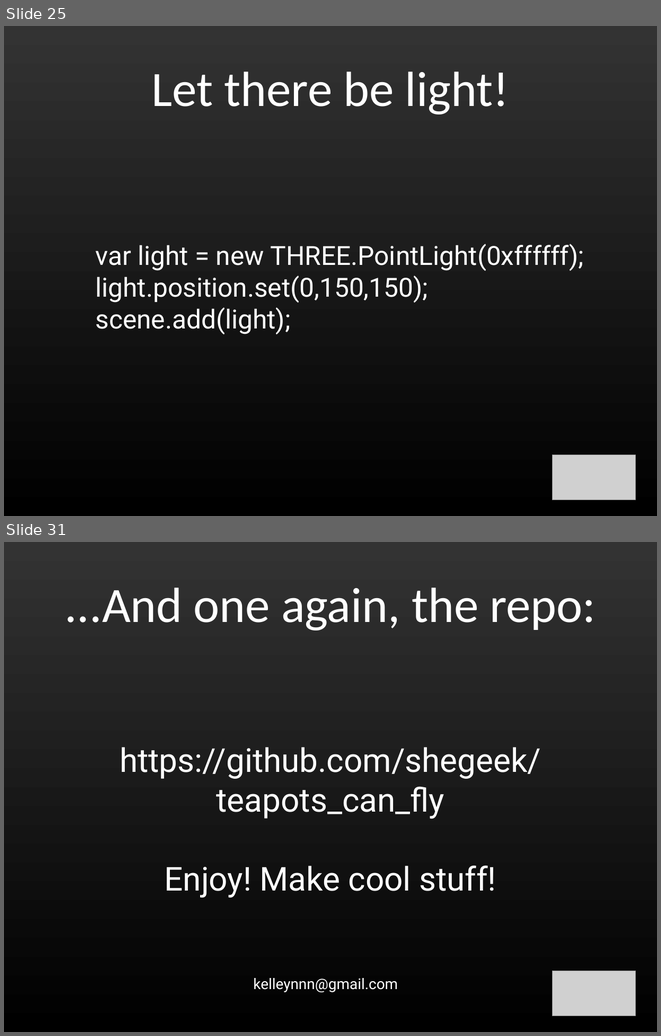
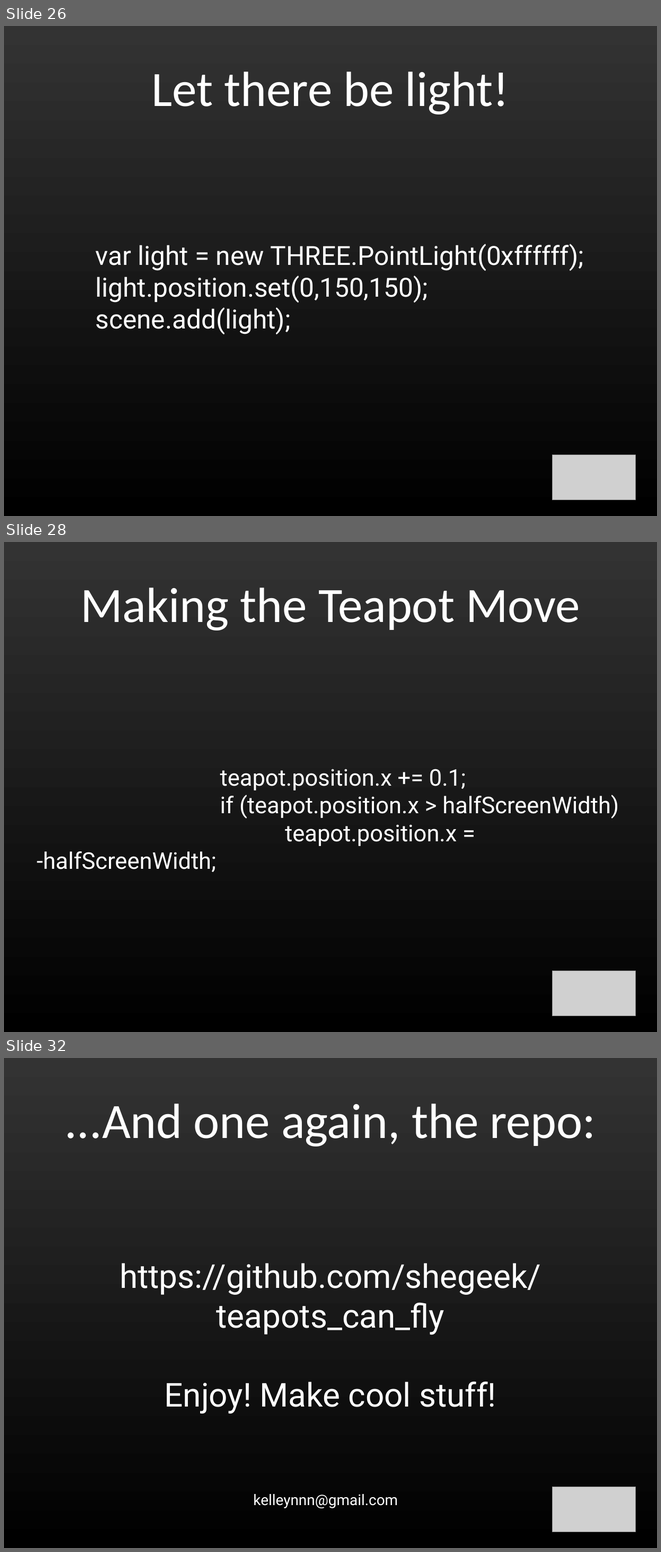
Before and after one commit to shegeek/teapots_can_fly, a slide deck: slides/teapots_can_fly-slides.odp. Shown one above the other, each under a label of ours: slides 25 and 31 before the commit, slides 26, 28 and 32 after it; the slides between them are not shown. The pictures are 661x1036 and 661x1552 pixels, drawn with LibreOffice and Linux fonts; fonts in the diff are those of the drawing; grey boxes stand for pictures. Boxes give left, top, right and bottom in pixels: in the first picture for what was removed or moved away, otherwise in the second. Text is boxed around its words. In the diff, an @@ line names an element or a change of style, - is before the commit and + after.

```diff
--- a/slides/teapots_can_fly-slides.odp
+++ b/slides/teapots_can_fly-slides.odp
@@ slide 28 added at (4,542,657,1032), background gradient #333333 to #000000 @@
@@ title added at (80,588,580,631), 60 pt, text #FFFFFF @@
+Making the Teapot Move
@@ subtitle added at (220,769,619,846), 28 pt, text #FFFFFF @@
+teapot.position.x += 0.1;
+if (teapot.position.x > halfScreenWidth)
+teapot.position.x = -halfScreenWidth;
@@ picture added at (552,971,636,1016) @@
@@ what was slide 25 is now slide 26 @@
@@ what was slide 31 is now slide 32 @@
```
Also in this commit, not shown: 6 slides changed, 3 other slides added, 2 other files.
